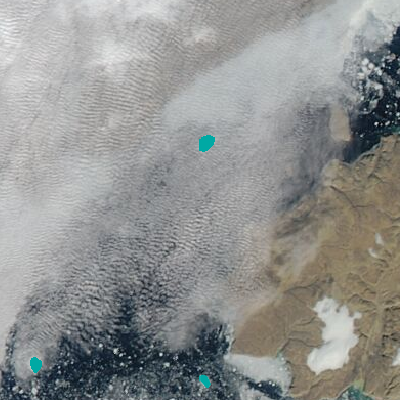
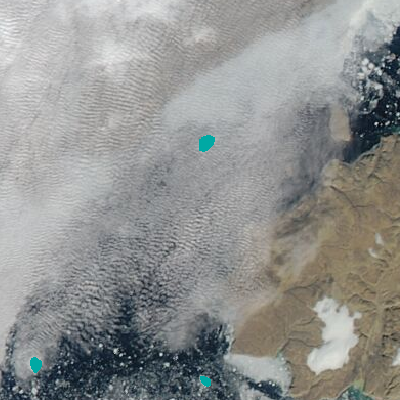
The second w=400, h=400 image is a revision of the first. Changes to its layers:
painted on "ice floes" (3rd of 3) over [199, 374, 211, 389]
